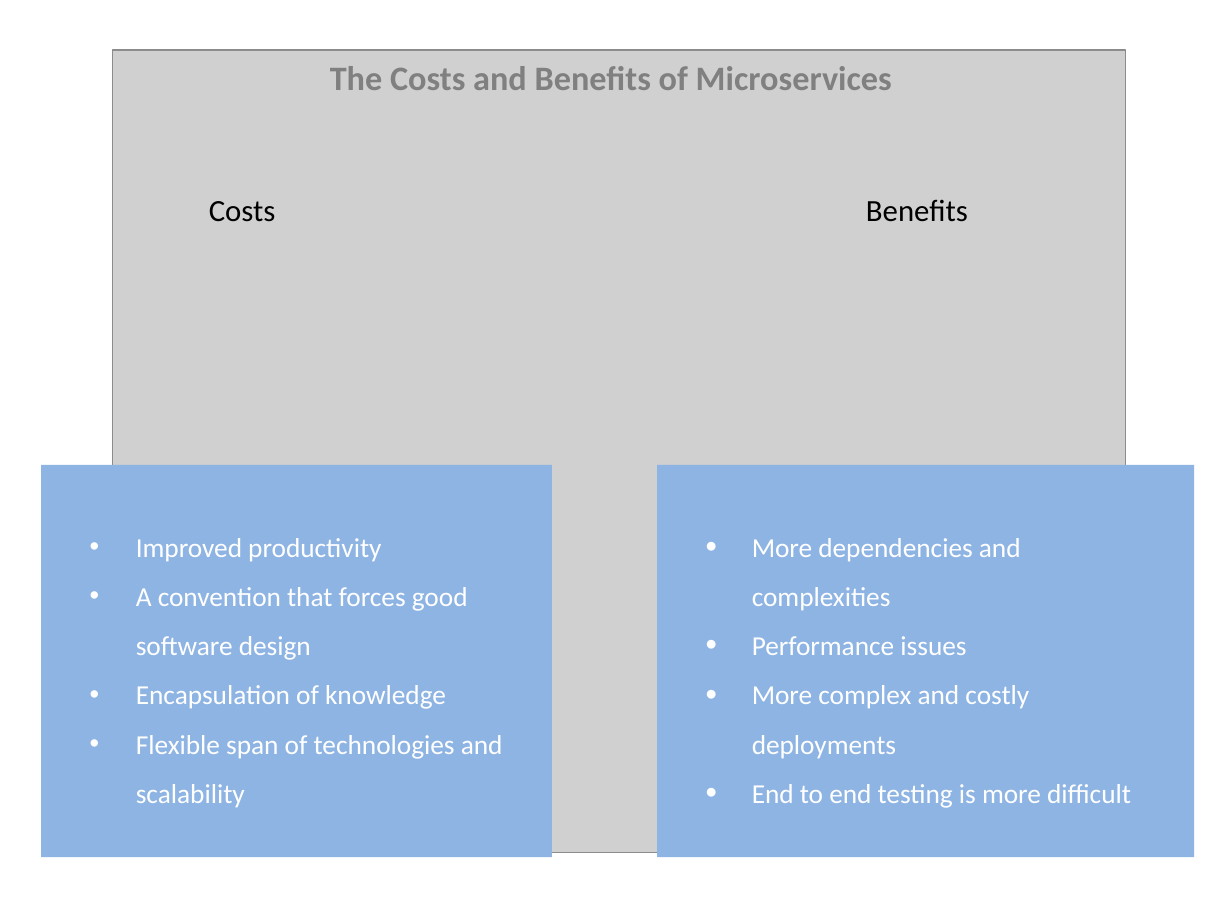
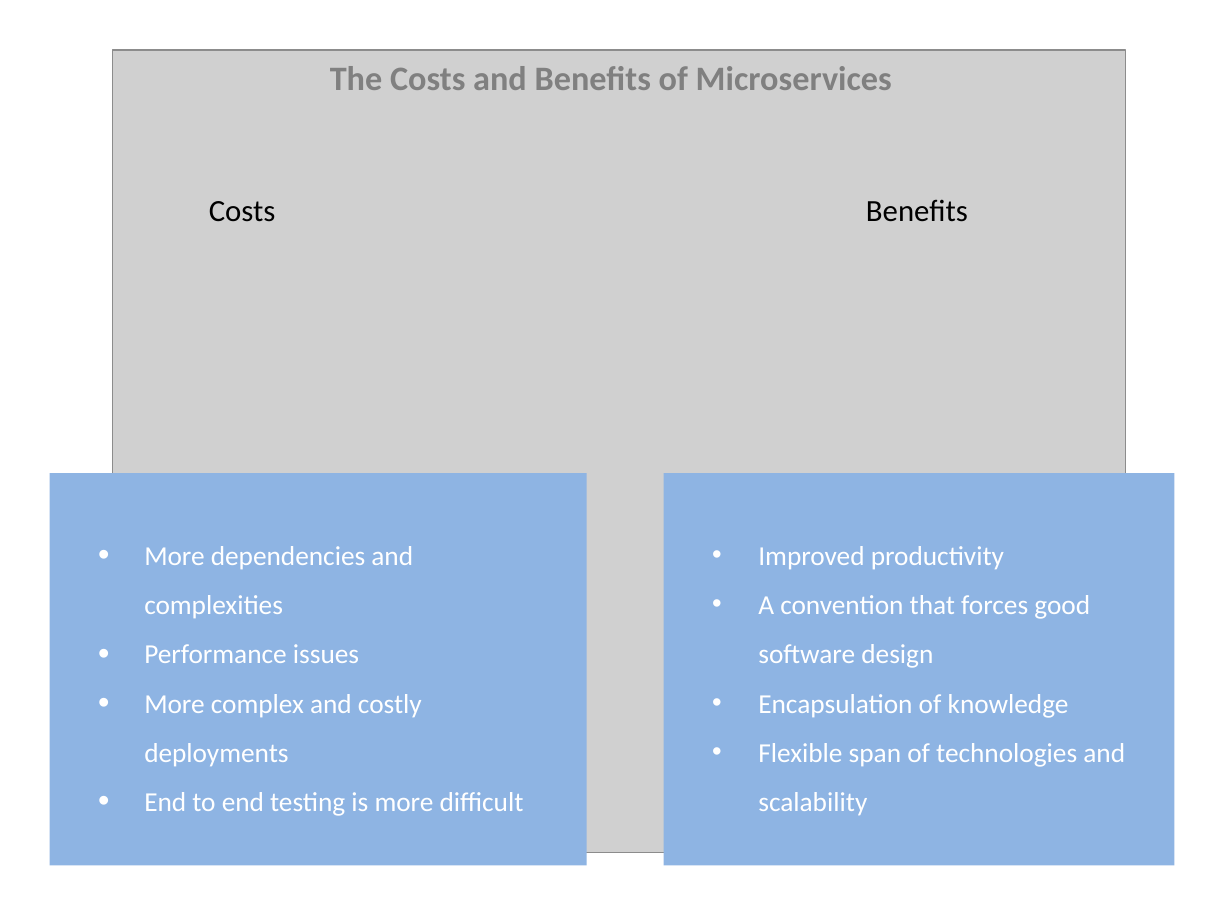
Before and after one commit to peterheard01/logic-room, a slide deck: slide 3 of _posts/what-are-microservices-costs-and-benefits/images/images.pptx. Drawn at 1232x924 pixels with LibreOffice and Linux fonts; fonts in the diff are those of the drawing; grey boxes stand for pictures; background and template pictures are left out. Boxes give left, top, right and bottom in pixels: in the first picture for what was removed or moved away, otherwise in the second. Text is boxed around its words. In the diff, an @@ line names an element or a change of style, - is before the commit and + after.

```diff
--- a/_posts/what-are-microservices-costs-and-benefits/images/images.pptx
+++ b/_posts/what-are-microservices-costs-and-benefits/images/images.pptx
@@ rectangle "More dependencies and complexities": place and size @@
-rectangle "More dependencies and complexities" at (657,464,1194,856)
+rectangle "More dependencies and complexities" at (49,473,586,865)
@@ rectangle "Improved productivity": place and size @@
-rectangle "Improved productivity" at (41,464,552,856)
+rectangle "Improved productivity" at (664,473,1175,865)
```
Also in this commit, not shown: 2 other files.
